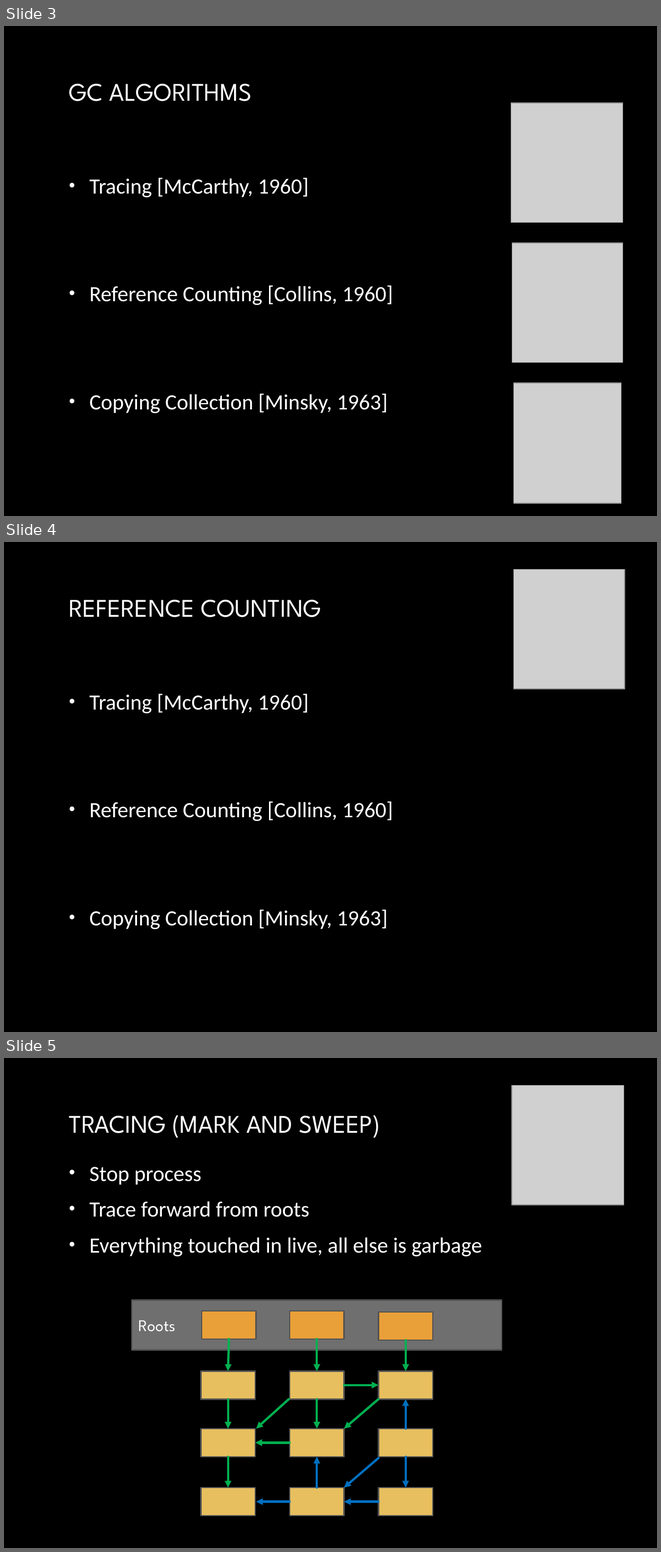
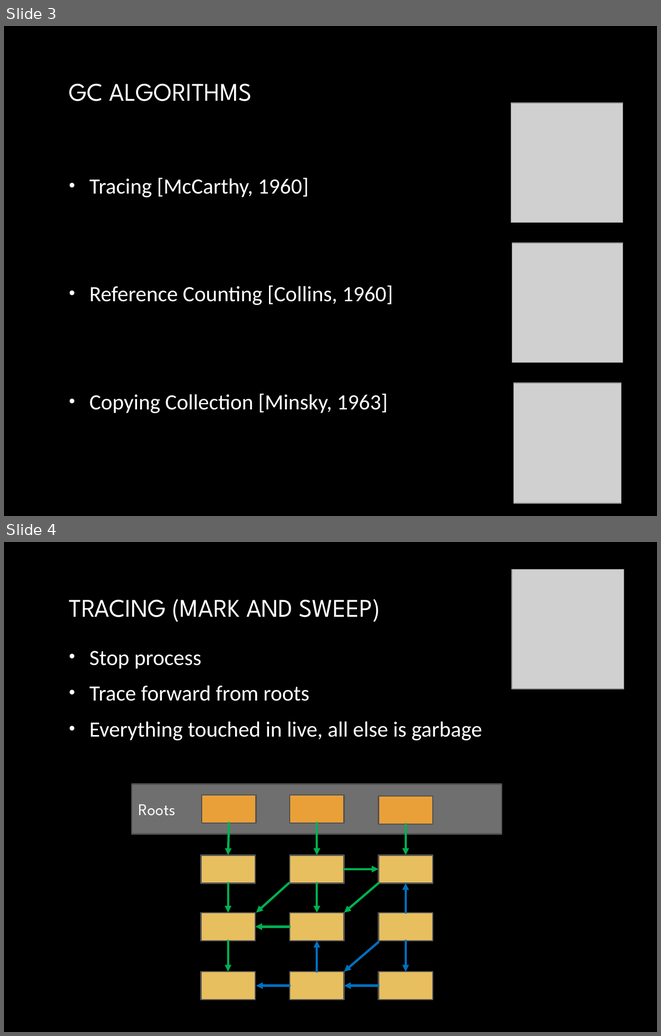
Before and after one commit to yuriyshapovalov/slides, a slide deck: ppt/Garbage collection in dotnet.pptx. Shown one above the other, each under a label of ours: slides 3, 4 and 5 before the commit, slides 3 and 4 after it. The pictures are 661x1552 and 661x1036 pixels, drawn with LibreOffice and Linux fonts; fonts in the diff are those of the drawing; grey boxes stand for pictures; background and template pictures are left out. Boxes give left, top, right and bottom in pixels: in the first picture for what was removed or moved away, otherwise in the second. Text is boxed around its words. In the diff, an @@ line names an element or a change of style, - is before the commit and + after.

Commit message:
update garbage collection in dotnet slides

```diff
--- a/ppt/Garbage collection in dotnet.pptx
+++ b/ppt/Garbage collection in dotnet.pptx
@@ slide 4 removed at [4,542,657,1032], background picture (left out) @@
@@ picture removed at [514,570,625,689] @@
@@ title removed at [69,599,321,617] @@
-REFERENCE COUNTING
@@ text removed at [89,694,393,929] @@
-• Tracing [McCarthy, 1960]
-• Reference Counting [Collins, 1960]
-• Copying Collection [Minsky, 1963]
@@ what was slide 5 is now slide 4 @@
```
Also in this commit, not shown: 3 slides added.
